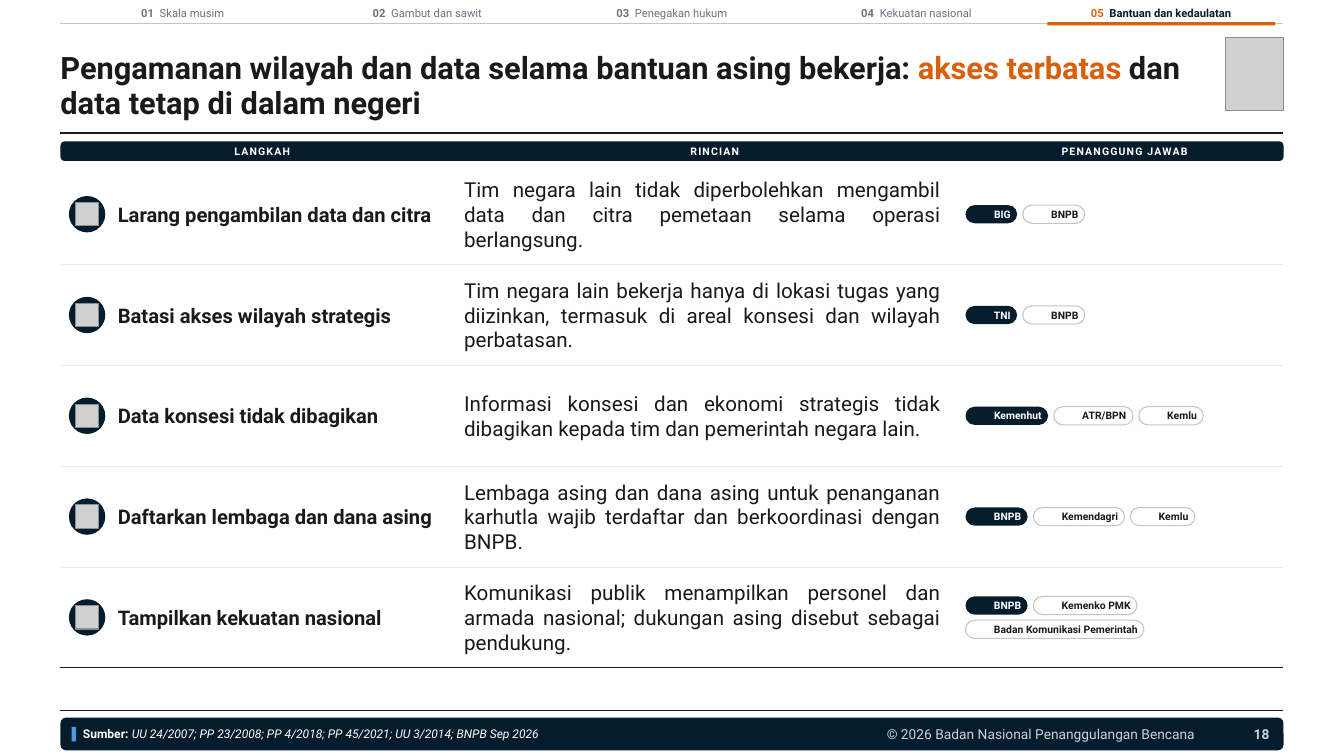
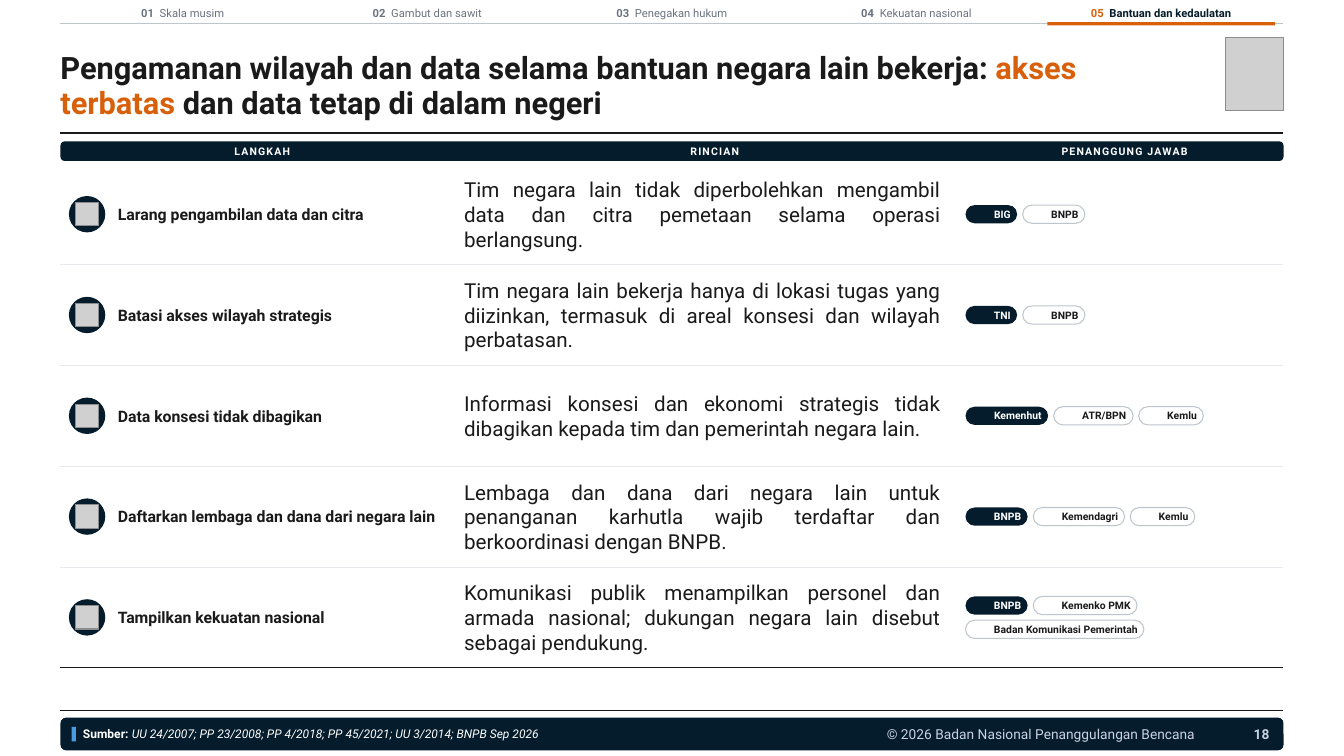
Before and after one commit to terasurbannetwork/poskokarhutla, a slide deck: slide 18 of data/laporan-bnpb/narasi-publik-karhutla-041126/Brief Narasi Publik Karhutla 041126.pptx. Drawn at 1344x756 pixels with LibreOffice and Linux fonts; fonts in the diff are those of the drawing; grey boxes stand for pictures; background and template pictures are left out. Boxes give left, top, right and bottom in pixels: in the first picture for what was removed or moved away, otherwise in the second. Text is boxed around its words. In the diff, an @@ line names an element or a change of style, - is before the commit and + after.

```diff
--- a/data/laporan-bnpb/narasi-publik-karhutla-041126/Brief Narasi Publik Karhutla 041126.pptx
+++ b/data/laporan-bnpb/narasi-publik-karhutla-041126/Brief Narasi Publik Karhutla 041126.pptx
@@ text at <box>60,56,1076,121</box>: text changed @@
-Pengamanan wilayah dan data selama bantuan asing bekerja: akses terbatas dan
-data tetap di dalam negeri
+Pengamanan wilayah dan data selama bantuan negara lain bekerja: akses
+terbatas dan data tetap di dalam negeri
@@ text at <box>464,484,940,554</box>: text changed @@
-Lembaga asing dan dana asing untuk penanganan karhutla wajib terdaftar dan berkoordinasi dengan BNPB.
+Lembaga dan dana dari negara lain untuk penanganan karhutla wajib terdaftar dan berkoordinasi dengan BNPB.
@@ text at <box>118,510,435,526</box>: text changed; size 14.4 to 11.3 pt @@
-Daftarkan lembaga dan dana asing
+Daftarkan lembaga dan dana dari negara lain
@@ size 14.4 to 11.3 pt in 4 elements at <box>118,208,364,224</box>, <box>118,309,332,325</box>, <box>118,410,322,426</box>, <box>118,611,325,627</box> @@
@@ text at <box>464,584,940,655</box>: text changed @@
-Komunikasi publik menampilkan personel dan armada nasional; dukungan asing disebut sebagai pendukung.
+Komunikasi publik menampilkan personel dan armada nasional; dukungan negara lain disebut sebagai pendukung.
```
Also in this commit, not shown: 8 other slides changed, 3 other files.
